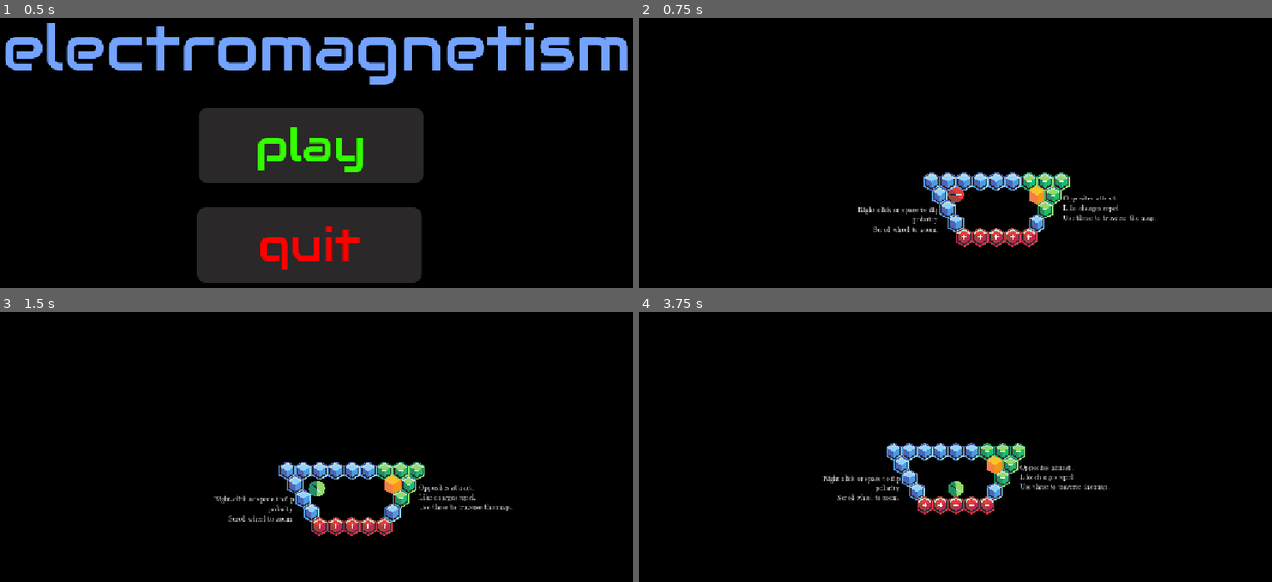
Above: before the commit, frames 1-4 (two rows, left to right).
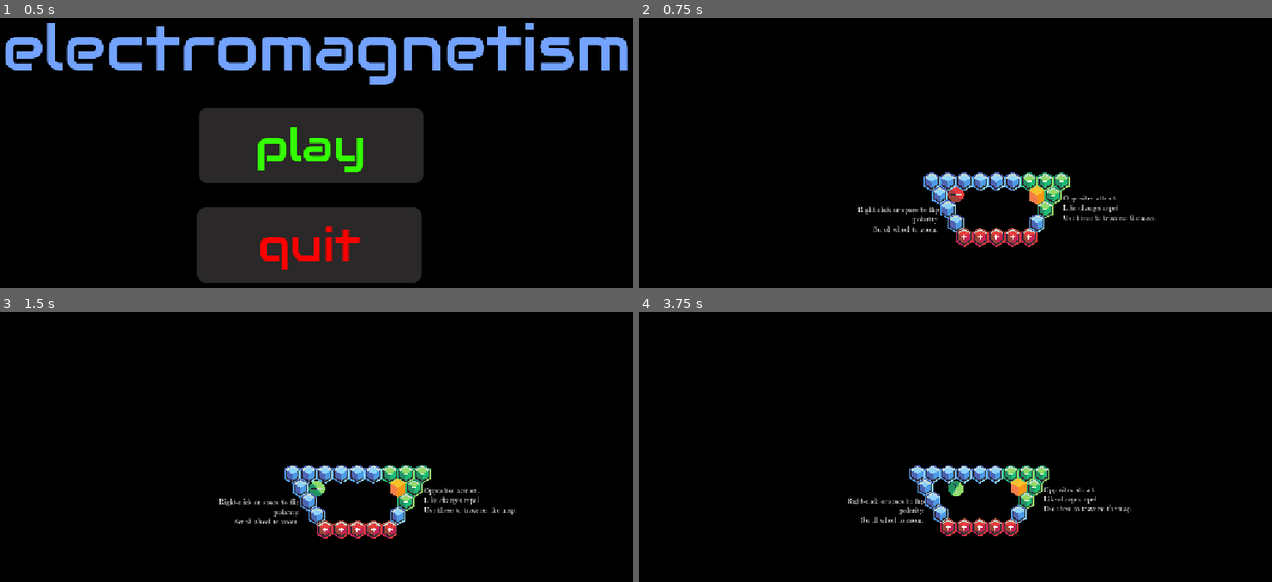
Above: after the commit, the same moments.

Repository: alstocras/electromagnetic-maze
Game: Godot game, scene res://src/scenes/main.tscn
Two runs of this game, one before a commit and one after it. Both use one fixed random seed, a clock stepped at 60 frames per second and the inputs below. Before the commit the project starts from res://main.tscn.
Inputs (mouse positions are in pixels of both pictures, inside the frame that each line leads up to):
- Up to frame 1 (0.5 s): no input
- Up to frame 2 (0.75 s): click "play" at 0.5 s
- Up to frame 3 (1.5 s): tap Enter at 1.25 s; move the mouse to (462, 468) at 1.27 s; right-click (462, 468) at 1.35 s
- Up to frame 4 (3.75 s): move the mouse to (822, 506) at 2.02 s; tap Mouse wheel up (zoomIn) at 2.1 s; tap Space at 2.75 s; move the mouse to (1025, 406) at 2.77 s; tap Mouse wheel down (zoomOut) at 2.85 s; move the mouse to (923, 563) at 3.52 s; right-click (923, 563) at 3.6 s

Frame 1 is identical in both runs. In frame 2, 0.3% of the frame differs, in the area x 34-82%, y 57-84%; in frame 3, 4.1%; in frame 4, 5.9%, in the area x 28-78%, y 48-84%.

Commit message:
Refactored code to make it work in the new filestructure

Diff:
--- a/icon.svg
+++ /dev/null
@@ -1 +0,0 @@
-<svg xmlns="http://www.w3.org/2000/svg" width="128" height="128"><rect width="124" height="124" x="2" y="2" fill="#363d52" stroke="#212532" stroke-width="4" rx="14"/><g fill="#fff" transform="translate(12.322 12.322)scale(.101)"><path d="M105 673v33q407 354 814 0v-33z"/><path fill="#478cbf" d="m105 673 152 14q12 1 15 14l4 67 132 10 8-61q2-11 15-15h162q13 4 15 15l8 61 132-10 4-67q3-13 15-14l152-14V427q30-39 56-81-35-59-83-108-43 20-82 47-40-37-88-64 7-51 8-102-59-28-123-42-26 43-46 89-49-7-98 0-20-46-46-89-64 14-123 42 1 51 8 102-48 27-88 64-39-27-82-47-48 49-83 108 26 42 56 81zm0 33v39c0 276 813 276 814 0v-39l-134 12-5 69q-2 10-14 13l-162 11q-12 0-16-11l-10-65H446l-10 65q-4 11-16 11l-162-11q-12-3-14-13l-5-69z"/><path d="M483 600c0 34 58 34 58 0v-86c0-34-58-34-58 0z"/><circle cx="725" cy="526" r="90"/><circle cx="299" cy="526" r="90"/></g><g fill="#414042" transform="translate(12.322 12.322)scale(.101)"><circle cx="307" cy="532" r="60"/><circle cx="717" cy="532" r="60"/></g></svg>
--- a/level0.tres
+++ b/src/scenes/level0.tres
@@ -1,12 +1,12 @@
 [gd_resource type="TileSet" format=3 uid="uid://c8si0uxjeqxkl"]
 
 [ext_resource type="Texture2D" uid="uid://bleibkomoiugg" path="res://assets/sprites/terrain/0wall.png" id="1_2reuj"]
-[ext_resource type="PackedScene" uid="uid://b8noajn4hvpc8" path="res://win.tscn" id="1_pmbyy"]
+[ext_resource type="PackedScene" uid="uid://b8noajn4hvpc8" path="res://src/scenes/win.tscn" id="1_pmbyy"]
 [ext_resource type="Texture2D" uid="uid://30phngpda5j6" path="res://assets/sprites/terrain/1wall.png" id="2_pmbyy"]
 [ext_resource type="Texture2D" uid="uid://cn0u8dxvm25hm" path="res://assets/sprites/terrain/-1wall.png" id="3_0ca2x"]
 
 [sub_resource type="TileSetScenesCollectionSource" id="TileSetScenesCollectionSource_0ca2x"]
-scenes/1/scene = ExtResource("1_pmbyy")
+scenes/3/scene = ExtResource("1_pmbyy")
 
 [sub_resource type="TileSetAtlasSource" id="TileSetAtlasSource_vxl8l"]
 texture = ExtResource("1_2reuj")
--- a/level0.tscn
+++ b/src/scenes/level0.tscn
@@ -1,18 +1,18 @@
 [gd_scene format=4 uid="uid://c2w8cga1xm3at"]
 
-[ext_resource type="PackedScene" uid="uid://cne8slcr7be5d" path="res://player.tscn" id="1_nmkr7"]
+[ext_resource type="PackedScene" uid="uid://cne8slcr7be5d" path="res://src/scenes/player.tscn" id="1_nmkr7"]
 [ext_resource type="FontFile" uid="uid://cx6266nv0fn2g" path="res://assets/fonts/cmrm.ttf" id="3_f02tp"]
-[ext_resource type="TileSet" uid="uid://c8si0uxjeqxkl" path="res://level0.tres" id="3_tgtrw"]
+[ext_resource type="TileSet" uid="uid://c8si0uxjeqxkl" path="res://src/scenes/level0.tres" id="3_tgtrw"]
 [ext_resource type="FontFile" uid="uid://cs81pnufyg2ef" path="res://assets/fonts/cmit.ttf" id="4_04g2k"]
 [ext_resource type="AudioStream" uid="uid://ccpv15wlely74" path="res://assets/audio/music/gameplay.ogg" id="5_f02tp"]
 
 [node name="Level0" type="Node2D" unique_id=334235768]
 
-[node name="Player" parent="." unique_id=734563632 instance=ExtResource("1_nmkr7")]
-position = Vector2(294, 209)
+[node name="Player" parent="." unique_id=701928148 instance=ExtResource("1_nmkr7")]
+position = Vector2(294, 208)
 
 [node name="Walls" type="TileMapLayer" parent="." unique_id=103876432 groups=["walls"]]
-tile_map_data = PackedByteArray("AAAJAAkAAQAAAAAAAAAJAAgAAQA …(206 unchanged characters)… QAAAAAAAAANAAsAAgAAAAAAAAAPAAgAAAAAAAAAAQAPAAcAAwAAAAAAAAAQAAcAAwAAAAAAAAAQAAgAAwAAAAAAAAAPAAkAAwAAAAAAAAA=")
+tile_map_data = PackedByteArray("AAAJAAkAAQAAAAAAAAAJAAgAAQA …(206 unchanged characters)… QAAAAAAAAANAAsAAgAAAAAAAAAPAAgAAAAAAAAAAwAPAAcAAwAAAAAAAAAQAAcAAwAAAAAAAAAQAAgAAwAAAAAAAAAPAAkAAwAAAAAAAAA=")
 tile_set = ExtResource("3_tgtrw")
 
 [node name="helper1" type="RichTextLabel" parent="." unique_id=2053356788]
--- a/main.tscn
+++ b/src/scenes/main.tscn
@@ -1,7 +1,7 @@
 [gd_scene format=3 uid="uid://bmha8rxw3pslo"]
 
 [ext_resource type="FontFile" uid="uid://datd1nepkaruv" path="res://assets/fonts/Audiowide-Regular.ttf" id="1_0xm2m"]
-[ext_resource type="Script" uid="uid://cgli37cpf0vbr" path="res://main.gd" id="1_h2yge"]
+[ext_resource type="Script" uid="uid://dedxihn82xluw" path="res://src/scripts/main.gd" id="1_rr2wm"]
 
 [sub_resource type="StyleBoxFlat" id="StyleBoxFlat_h2yge"]
 bg_color = Color(0.16568649, 0.15598747, 0.15554678, 1)
@@ -32,7 +32,7 @@
 corner_radius_bottom_left = 15
 
 [node name="Main" type="Node2D" unique_id=1143253641]
-script = ExtResource("1_h2yge")
+script = ExtResource("1_rr2wm")
 
 [node name="CanvasLayer" type="CanvasLayer" parent="." unique_id=146461207]
 
--- a/player.tscn
+++ b/src/scenes/player.tscn
@@ -1,13 +1,13 @@
 [gd_scene format=3 uid="uid://cne8slcr7be5d"]
 
-[ext_resource type="Script" uid="uid://dmnm86rooe4g2" path="res://player.gd" id="1_onrkg"]
+[ext_resource type="Script" uid="uid://61wl3jih2f5h" path="res://src/scripts/player.gd" id="1_v4rts"]
 [ext_resource type="Texture2D" uid="uid://cey3p7x4j1e2u" path="res://assets/sprites/objects/player/1player.png" id="2_onrkg"]
 
 [sub_resource type="CircleShape2D" id="CircleShape2D_onrkg"]
 radius = 13.038404
 
 [node name="Player" type="RigidBody2D" unique_id=701928148 groups=["player"]]
-script = ExtResource("1_onrkg")
+script = ExtResource("1_v4rts")
 
 [node name="Sprite2D" type="Sprite2D" parent="." unique_id=1665653660]
 texture = ExtResource("2_onrkg")
--- a/win.tscn
+++ b/src/scenes/win.tscn
@@ -1,10 +1,10 @@
 [gd_scene format=3 uid="uid://b8noajn4hvpc8"]
 
-[ext_resource type="Script" uid="uid://k3j8cwwnnbvv" path="res://win.gd" id="1_hgi8f"]
+[ext_resource type="Script" uid="uid://dgnaruisx0skn" path="res://src/scripts/win.gd" id="1_oue7h"]
 [ext_resource type="Texture2D" uid="uid://bhw08n8n7f27n" path="res://assets/sprites/terrain/win.png" id="1_wao2c"]
 
 [node name="Win" type="StaticBody2D" unique_id=1142181308]
-script = ExtResource("1_hgi8f")
+script = ExtResource("1_oue7h")
 
 [node name="Area2D" type="Area2D" parent="." unique_id=546498484]
 
--- a/main.gd
+++ b/src/scripts/main.gd
@@ -1,7 +1,7 @@
 extends Node2D;
 
 func _on_play_pressed() -> void:
-	get_tree().change_scene_to_file("res://level0.tscn");
+	get_tree().change_scene_to_file("res://src/scenes/level0.tscn");
 
 func _on_quit_pressed() -> void:
 	get_tree().quit();
--- a/player.gd
+++ b/src/scripts/player.gd
@@ -1,6 +1,6 @@
 extends RigidBody2D;
 
-var k: float = 1e7;
+var k: float = 1e6;
 
 var charge: int = 1;
 @onready var walls := get_tree().get_first_node_in_group("walls")
--- a/win.gd
+++ b/src/scripts/win.gd
@@ -2,4 +2,4 @@
 
 func _on_area_2d_body_entered(body: Node2D) -> void:
 	if body.is_in_group("player"):
-		get_tree().change_scene_to_file("res://end.tscn");
+		get_tree().change_scene_to_file("res://src/scenes/end.tscn");
Not shown, removed: icon.svg.import
Not shown, removed: main.gd.uid
Not shown, removed: player.gd.uid
Not shown, added: src/scripts/main.gd.uid
Not shown, added: src/scripts/player.gd.uid
Not shown, added: src/scripts/win.gd.uid
Not shown, removed: win.gd.uid
